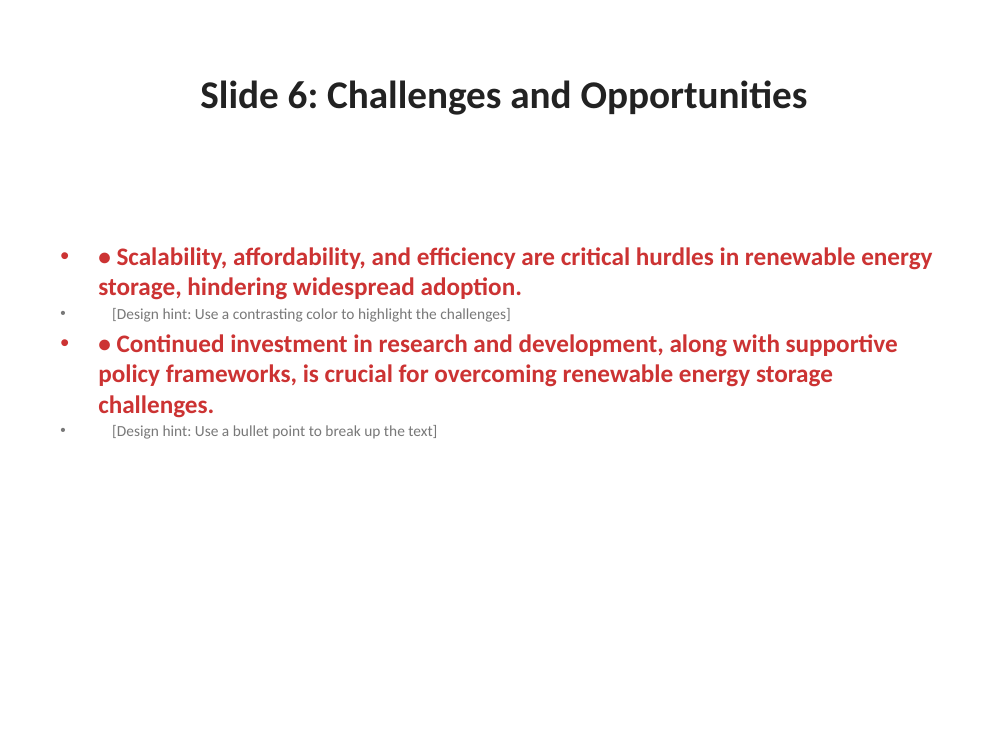
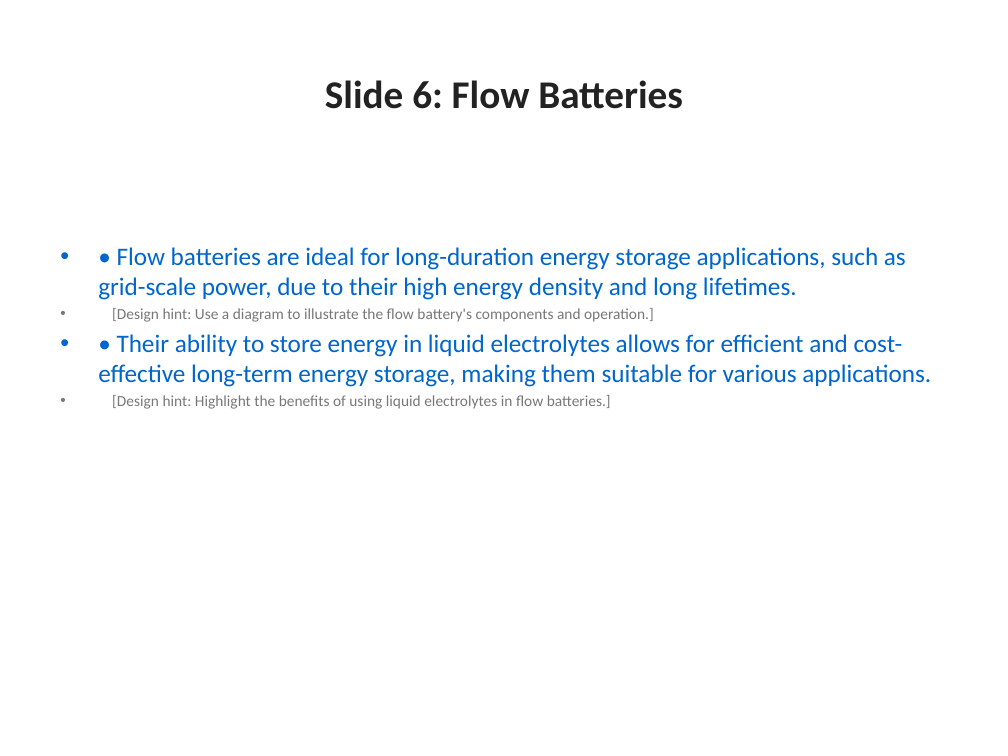
Before and after one commit to the-developer-306/contextual_ai_presentation_orchestrator, a slide deck: slide 6 of generated_ppt/AI_Presentation.pptx. Drawn at 1008x756 pixels with LibreOffice and Linux fonts; fonts in the diff are those of the drawing. Boxes give left, top, right and bottom in pixels: in the first picture for what was removed or moved away, otherwise in the second. Text is boxed around its words. In the diff, an @@ line names an element or a change of style, - is before the commit and + after.

```diff
--- a/generated_ppt/AI_Presentation.pptx
+++ b/generated_ppt/AI_Presentation.pptx
@@ title at [325,80,683,109]: text changed @@
-Slide 6: Challenges and Opportunities
+Slide 6: Flow Batteries
@@ text at [98,247,931,409]: text changed; text colour #CC3333 to #0066CC; bold off @@
-• • Scalability, affordability, and efficiency are critical hurdles in renewable energy storage, hindering widespread adoption.
-• [Design hint: Use a contrasting color to highlight the challenges]
-• • Continued investment in research and development, along with supportive policy frameworks, is crucial for overcoming renewable energy storage challenges.
-• [Design hint: Use a bullet point to break up the text]
+• • Flow batteries are ideal for long-duration energy storage applications, such as grid-scale power, due to their high energy density and long lifetimes.
+• [Design hint: Use a diagram to illustrate the flow battery's components and operation.]
+• • Their ability to store energy in liquid electrolytes allows for efficient and cost-effective long-term energy storage, making them suitable for various applications.
+• [Design hint: Highlight the benefits of using liquid electrolytes in flow batteries.]
```
Also in this commit, not shown: 14 other slides changed, 3 other files.
